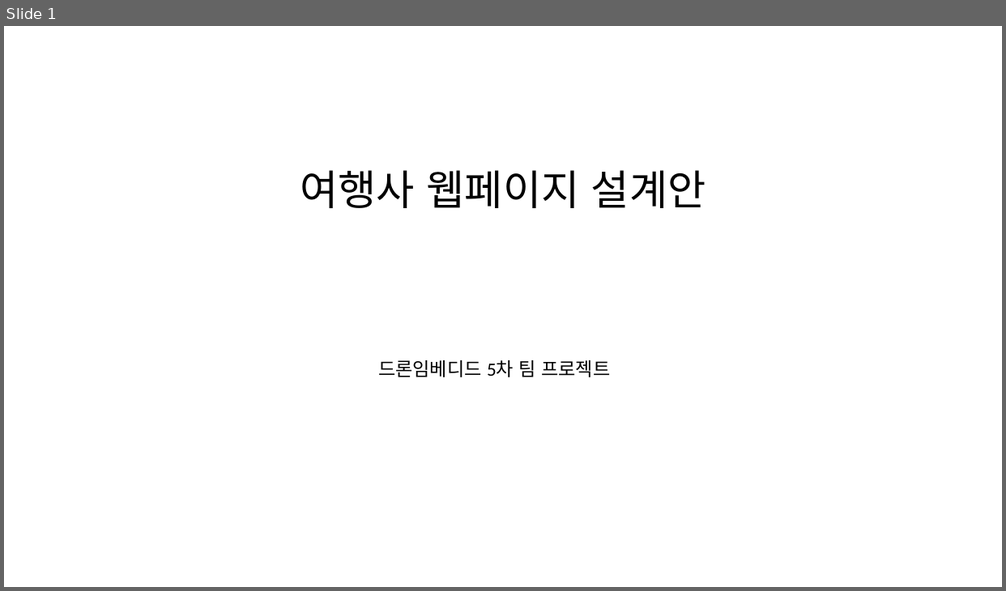
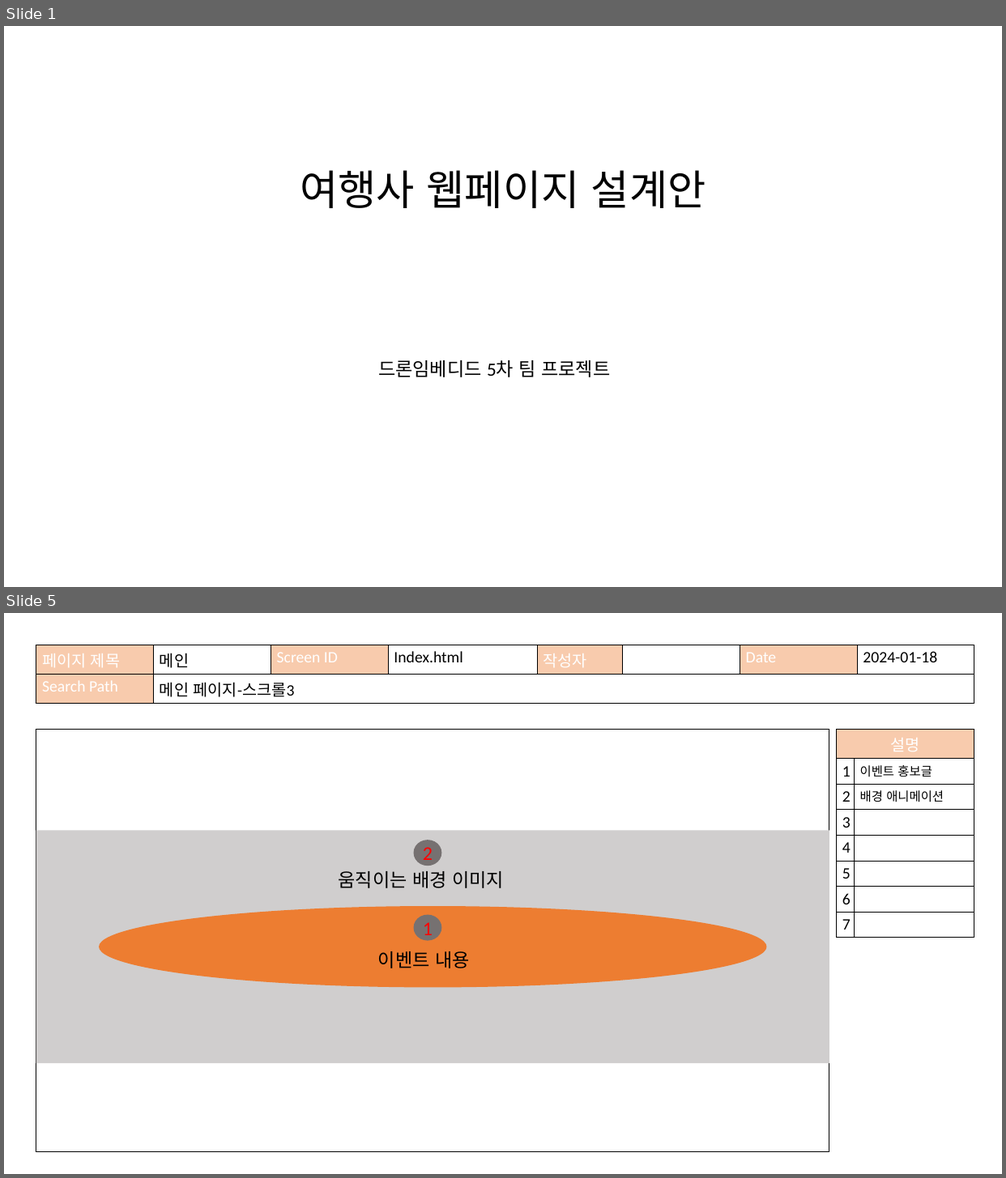
Before and after one commit to kang1211/KangProject, a slide deck: TeamProject/팀프로젝트설계.pptx. Shown one above the other, each under a label of ours: slide 1 before the commit, slides 1 and 5 after it; the slides between them are not shown. The pictures are 1006x591 and 1006x1178 pixels, drawn with LibreOffice and Linux fonts; fonts in the diff are those of the drawing. Boxes give left, top, right and bottom in pixels: in the first picture for what was removed or moved away, otherwise in the second. Text is boxed around its words. In the diff, an @@ line names an element or a change of style, - is before the commit and + after.

```diff
--- a/TeamProject/팀프로젝트설계.pptx
+++ b/TeamProject/팀프로젝트설계.pptx
@@ slide 5 added at <box>4,613,1002,1174</box>, background #FFFFFF @@
@@ table added at <box>36,645,974,700</box>, 2 rows, 8 columns @@
+페이지 제목 | 메인 | Screen ID | Index.html | 작성자 |  | Date | 2024-01-18
+Search Path | 메인 페이지-스크롤3 |  |  |  |  |  | 
@@ rectangle added at <box>36,730,829,1152</box>, outline #000000 1 pt @@
@@ table added at <box>836,730,974,933</box>, 8 rows, 2 columns @@
+설명 | 
+1 | 이벤트 홍보글
+2 | 배경 애니메이션
+3 | 
+4 | 
+5 | 
+6 | 
+7 | 
@@ rectangle added at <box>36,831,829,1063</box>, fill #D0CECE @@
@@ ellipse added at <box>414,840,442,866</box>, fill #767171, 28 pt, text #FF0000 @@
+2
@@ text added at <box>339,871,504,888</box>, 27 pt, text #000000 @@
+움직이는 배경 이미지
@@ ellipse added at <box>99,906,766,988</box>, fill #ED7D31 @@
@@ ellipse added at <box>414,915,442,941</box>, fill #767171, 28 pt, text #FF0000 @@
+1
@@ text added at <box>378,952,470,969</box>, 27 pt, text #000000 @@
+이벤트 내용
```
Also in this commit, not shown: 4 slides changed, 10 other slides added.
